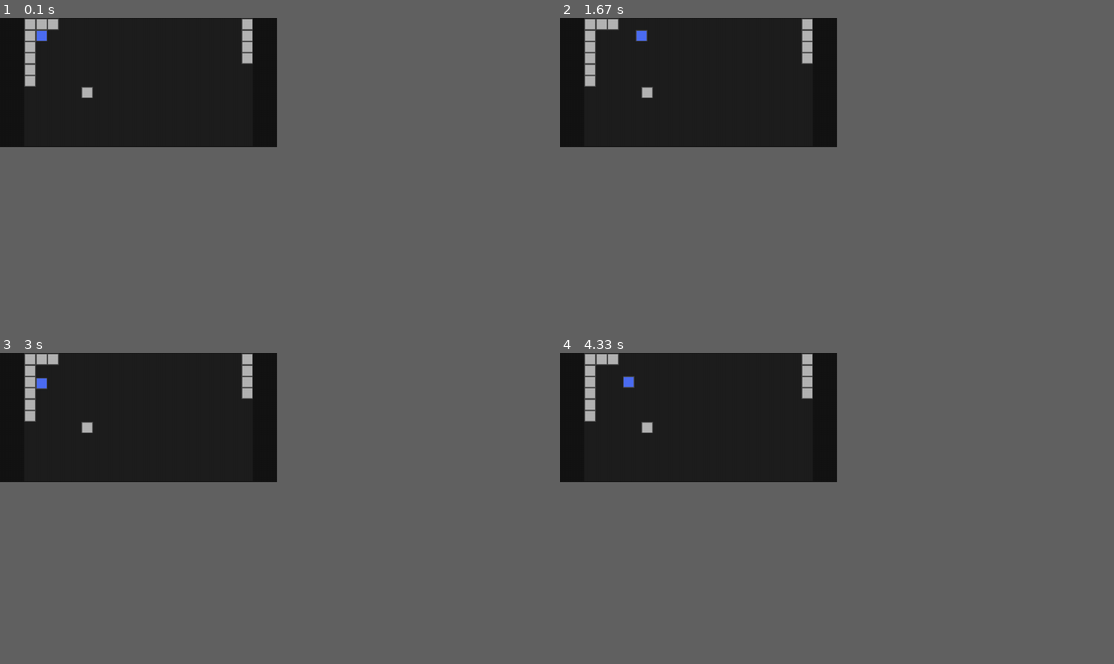
Above: before the commit, frames 1-4 (two rows, left to right).
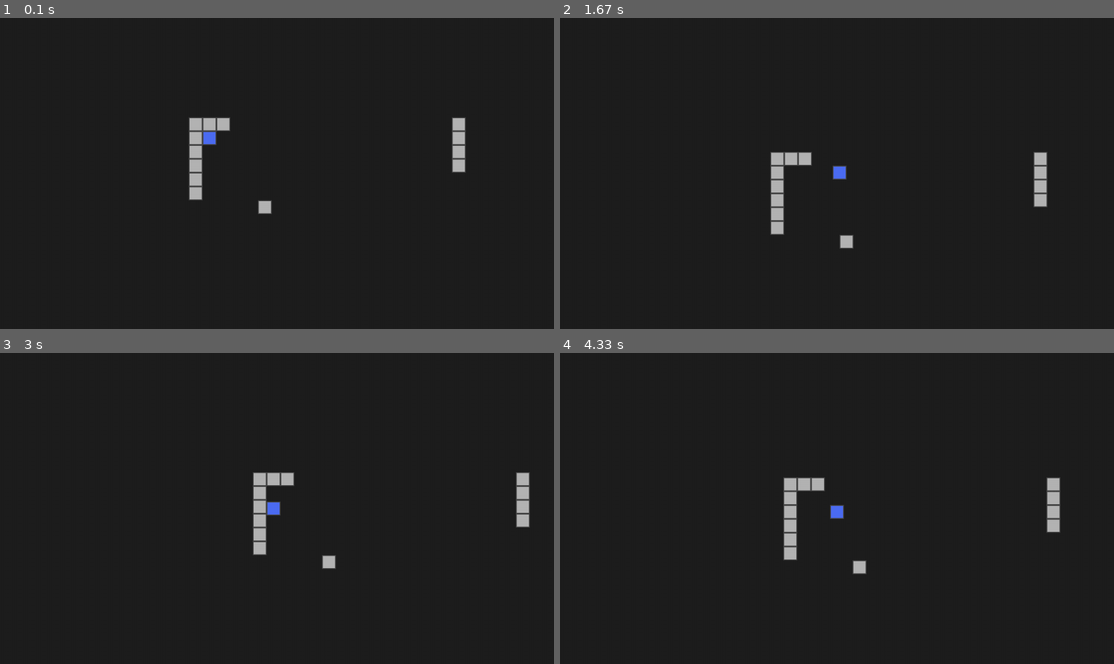
Above: after the commit, the same moments.

Repository: CyberSurge-Dev/PygameTesting
Game: pygame game, started from main.py
The game is run twice, just before and just after one commit, with the same random seed, the same clock (stepped at 60 frames per second) and the same inputs.
Inputs:
- Up to frame 1 (0.1 s): no input
- Up to frame 2 (1.67 s): hold D 0.33-0.8 s; hold W 0.83-1.13 s; hold D 1.17-1.63 s
- Up to frame 3 (3 s): hold A 1.67-2.2 s; hold S 2.23-2.53 s; hold A 2.57-2.97 s
- Up to frame 4 (4.33 s): hold W 3-3.37 s; hold D 3.4-4.03 s; hold S from 4.07 s (still down)
In our replay, the window is 450x210 before the commit and 900x506 after it. These sizes can differ from the game's own. Grey fills any space a smaller window leaves; there, only what the larger window draws over its background counts as a difference.

The runs differ from the first frame. In frame 1, 2.5% of the frame differs, in the area x 4-84%, y 0-64%; in frame 2, 2.6%, in the area x 4-88%, y 0-75%; in frame 3, 2.6%; in frame 4, 2.6%.

Commit message:
Updated renderer for tilemap, added scroll offset, and added the function for camera to follow the player

Diff:
--- a/data/settings.json
+++ b/data/settings.json
@@ -1,6 +1,6 @@
 {
     "display": {
-        "fullscreen": false,
+        "fullscreen": true,
         "resolution": [640, 300]
     },
     "keybinds": {
--- a/main.py
+++ b/main.py
@@ -30,7 +30,7 @@
         self.settings = Settings() # Initiate settings class
 
         # Create seperate display and screen elements to be able to easily scale to any screen size
-        self.display = pygame.Surface((320, 180)) # Only write to this surface
+        self.display = pygame.Surface((640, 360)) # Only write to this surface
         self.screen = pygame.display.set_mode(self.settings.screen_size) # Set screen size
 
         self.keybinds = self.settings.keybinds # gets a dictionary for game keybinds
@@ -50,6 +50,8 @@
             'left':False,
             'right':False
         }
+
+        self.scroll = [0 , 0]
 
         self.player = PhysicsEntity(self, (16, 16), (16, 16))
 
@@ -97,14 +99,18 @@
                     if event.key == self.keybinds["right"]: # Check for the right button being released
                         self.movement['right'] = False
 
+            # Create scroll offsets to have camera 'lag' behind the player for more fluid movement
+            self.scroll[0] += (self.player.rect().centerx - self.display.get_width() / 2 - self.scroll[0]) / 5 # Smaller the last value (5), the less the lag
+            self.scroll[1] += (self.player.rect().centery - self.display.get_height() / 2 - self.scroll[1]) / 5 # Smaller the last value (5), the less the lag
+            render_scroll = (int(self.scroll[0]), int(self.scroll[1]))
 
             self.screen.fill((20, 20, 20))
             self.display.fill((30, 30, 30))
 
-            self.tilemap.render()
+            self.tilemap.render(offset=render_scroll)
 
             self.player.update(**self.movement)
-            self.player.render((0, 0))
+            self.player.render(render_scroll)
 
             self.screen.blit(pygame.transform.scale( self.display, (self.dWidth, self.dHeight) ),
                              ((self.sWidth/2)-(self.dWidth/2) , (self.sHeight/2)-(self.dHeight/2)))
--- a/scripts/tilemap.py
+++ b/scripts/tilemap.py
@@ -114,11 +114,9 @@
 
     def render(self, offset=(0, 0)):
         # Render each tile in the Tilemap
-        for pos, tilemapped in self.tilemap.items():
-            self.game.display.blit(
-                self.assetMap.tiles[tilemapped['id']]['variants'][tilemapped['variant']],
-                (
-                    pos[0] * self.tile_size - offset[0],
-                    pos[1] * self.tile_size - offset[1]
-                )
-            )
+        for x in range(offset[0] // self.tile_size, (offset[0] + self.game.display.get_width()) // self.tile_size + 1):
+            for y in range(offset[1] // self.tile_size, (offset[1] + self.game.display.get_height()) // self.tile_size + 1):
+                loc = (x, y)
+                if loc in self.tilemap:
+                    tile = self.tilemap[loc]
+                    self.game.display.blit(self.assetMap.tiles[tile['id']]['variants'][tile['variant']], (loc[0] * self.tile_size - offset[0], loc[1] * self.tile_size - offset[1]))
